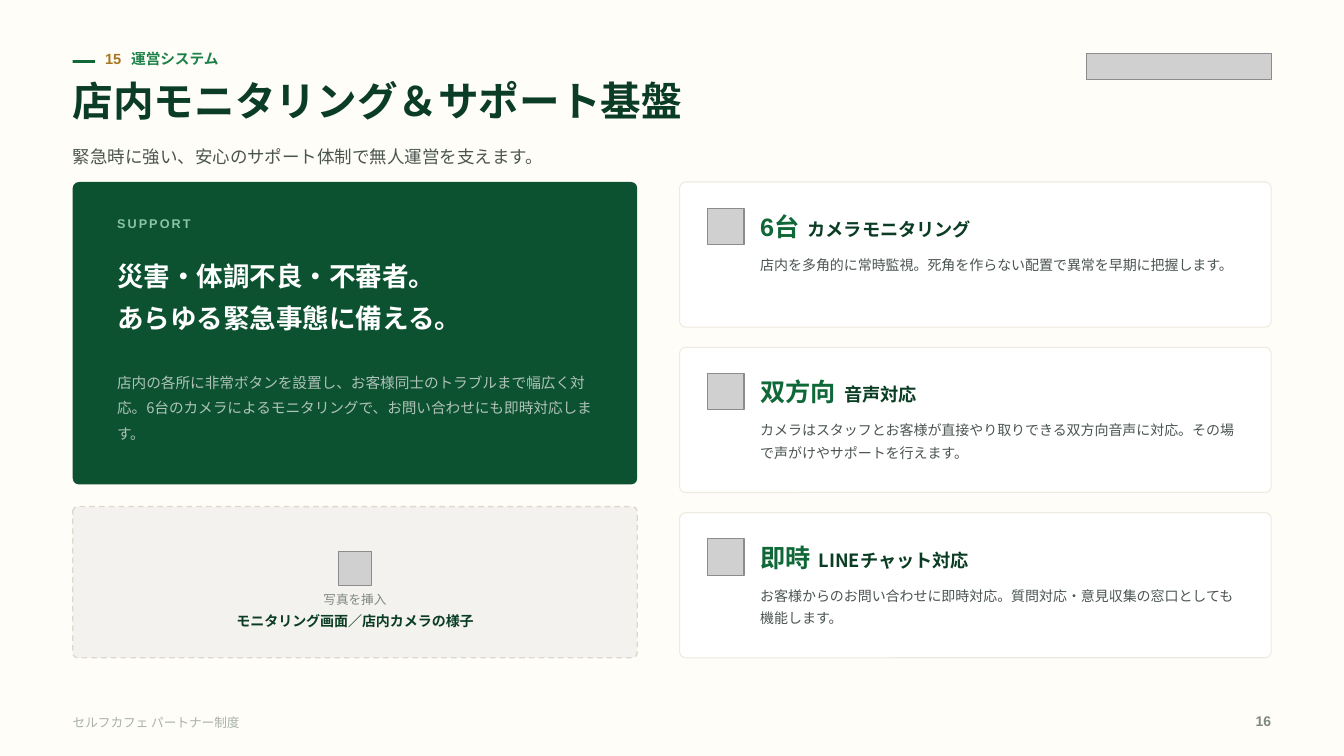
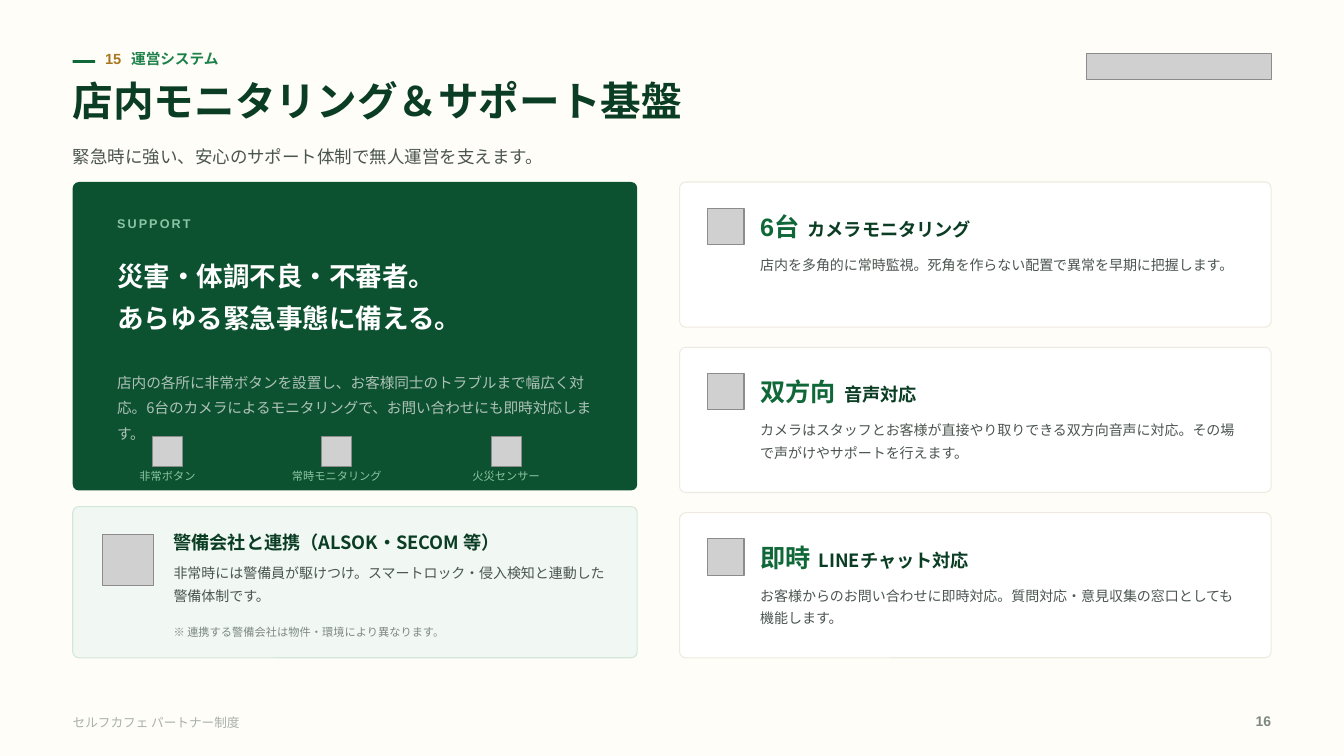
Before and after one commit to a5408071-cmd/suzuki-ceo, a slide deck: slide 16 of selfcafe-partner-deck/selfcafe-partner-deck.pptx. Drawn at 1344x756 pixels with LibreOffice and Linux fonts; fonts in the diff are those of the drawing; grey boxes stand for pictures. Boxes give left, top, right and bottom in pixels: in the first picture for what was removed or moved away, otherwise in the second. Text is boxed around its words. In the diff, an @@ line names an element or a change of style, - is before the commit and + after.

```diff
--- a/selfcafe-partner-deck/selfcafe-partner-deck.pptx
+++ b/selfcafe-partner-deck/selfcafe-partner-deck.pptx
@@ rounded rectangle: place and size @@
-rounded rectangle at bbox=[73, 182, 637, 485]
+rounded rectangle at bbox=[73, 182, 637, 491]
@@ picture added at bbox=[152, 437, 182, 467] @@
@@ picture added at bbox=[322, 437, 352, 467] @@
@@ picture added at bbox=[491, 437, 521, 467] @@
@@ text added at bbox=[139, 471, 195, 481], 8 pt, text #8CC5A5 @@
+非常ボタン
@@ text added at bbox=[292, 470, 382, 481], 8 pt, text #8CC5A5 @@
+常時モニタリング
@@ text added at bbox=[472, 471, 539, 481], 8 pt, text #8CC5A5 @@
+火災センサー
@@ rounded rectangle at bbox=[73, 507, 637, 658]: fill #F4F2EE to #F1F8F3; outline #DED8CC 1 pt dashed to #D2E7DA 0.75 pt; proportions changed @@
@@ picture added at bbox=[103, 535, 153, 586] @@
@@ text added at bbox=[174, 533, 499, 551], 13 pt, text #0A3D23, bold @@
+警備会社と連携（ALSOK・SECOM 等）
@@ text added at bbox=[174, 566, 605, 602], 10 pt, text #4B5550 @@
+非常時には警備員が駆けつけ。スマートロック・侵入検知と連動した警備体制です。
@@ picture removed at bbox=[339, 553, 372, 586] @@
@@ text removed at bbox=[323, 593, 386, 605] @@
-写真を挿入
@@ text added at bbox=[187, 626, 444, 637], 8 pt, text #7E8882 @@
+※ 連携する警備会社は物件・環境により異なります。
@@ text removed at bbox=[236, 614, 473, 628] @@
-モニタリング画面／店内カメラの様子
```
Also in this commit, not shown: 5 other slides changed, 5 other files.
